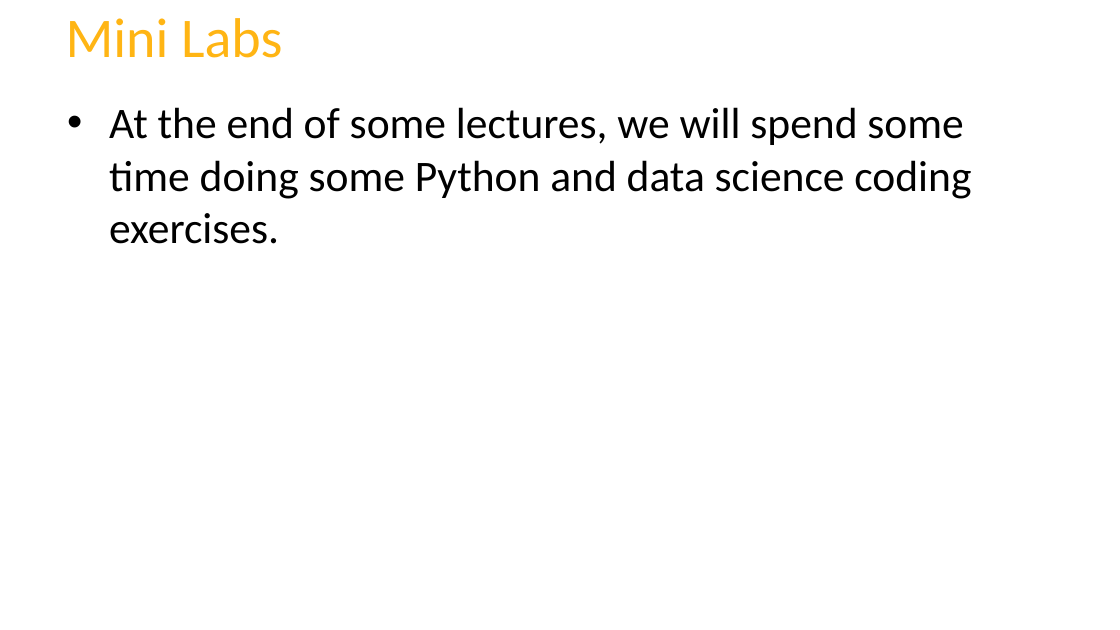
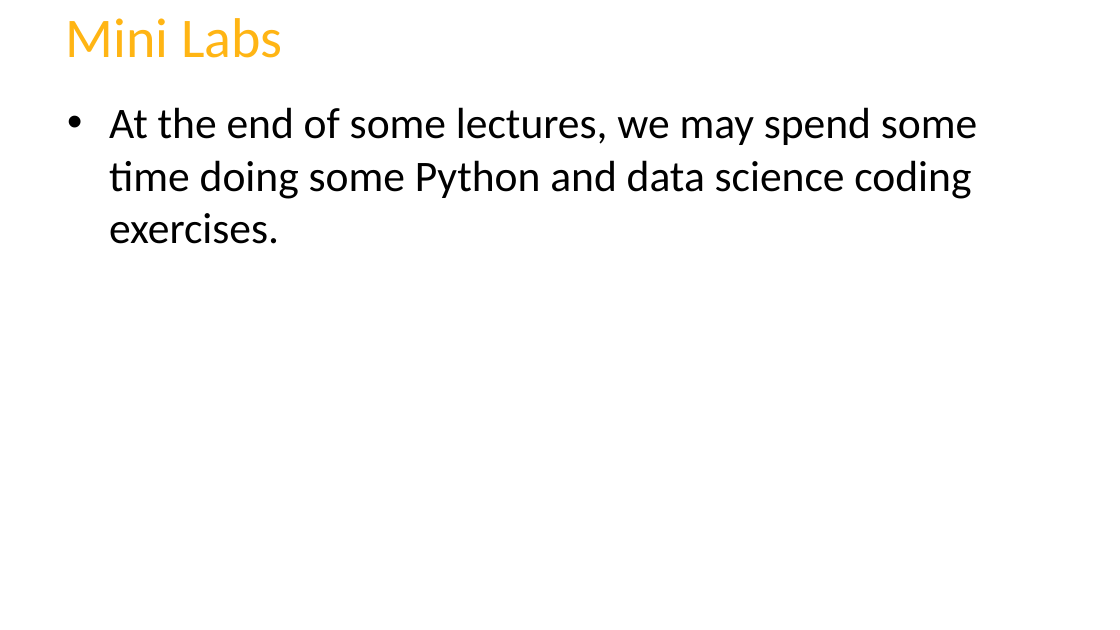
Before and after one commit to fgonzaleumbc/DATA601, a slide deck: slide 6 of Lecture01/1_Class_Logistics.pptx. Drawn at 1120x630 pixels with LibreOffice and Linux fonts; fonts in the diff are those of the drawing; background and template pictures are left out. Boxes give left, top, right and bottom in pixels: in the first picture for what was removed or moved away, otherwise in the second. Text is boxed around its words. In the diff, an @@ line names an element or a change of style, - is before the commit and + after.

```diff
--- a/Lecture01/1_Class_Logistics.pptx
+++ b/Lecture01/1_Class_Logistics.pptx
@@ text at bbox=[109, 107, 977, 244]: text changed @@
-• At the end of some lectures, we will spend some time doing some Python and data science coding exercises.
+• At the end of some lectures, we may spend some time doing some Python and data science coding exercises.
```
Also in this commit, not shown: 1 other slide changed, 3 other files.
